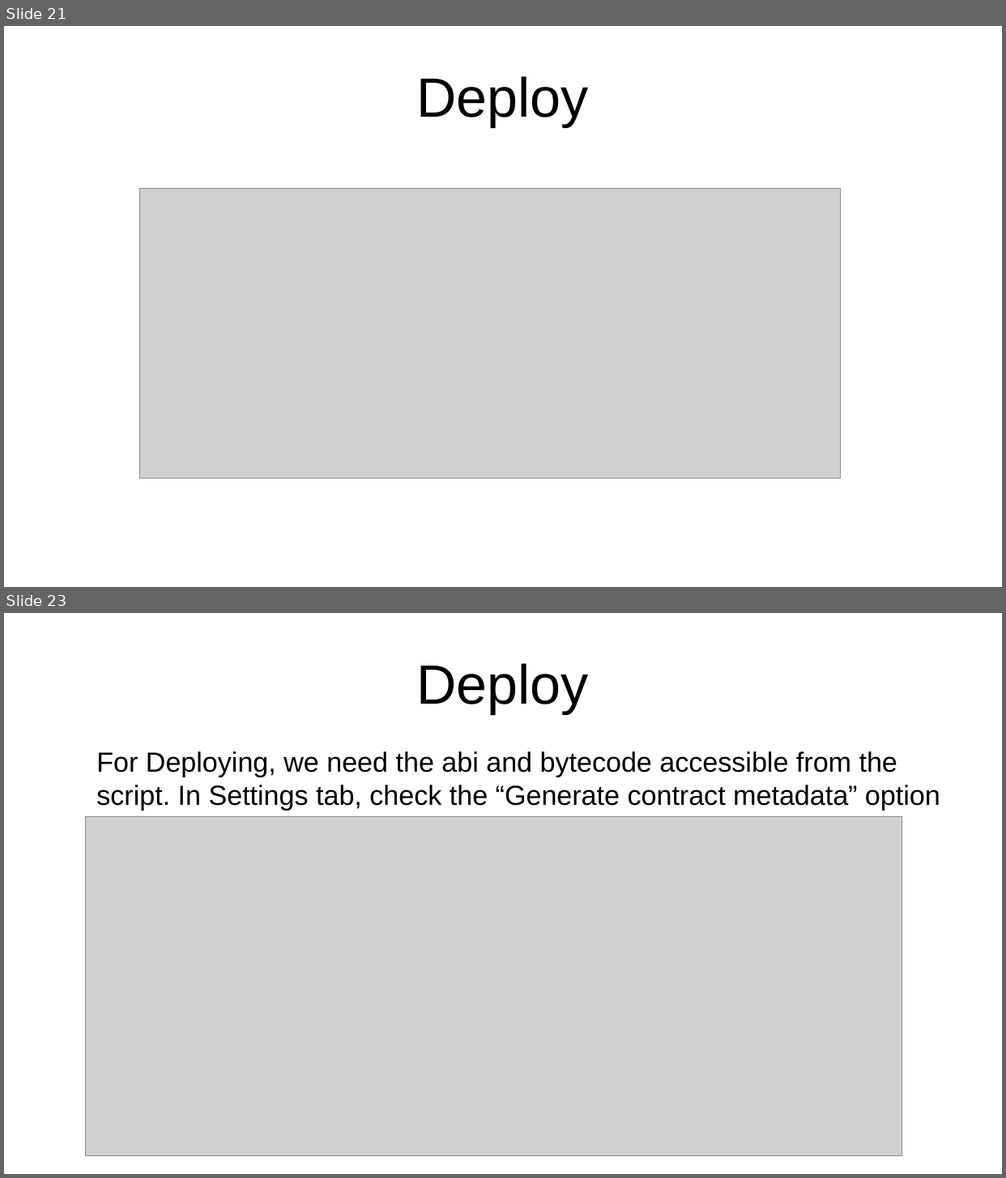
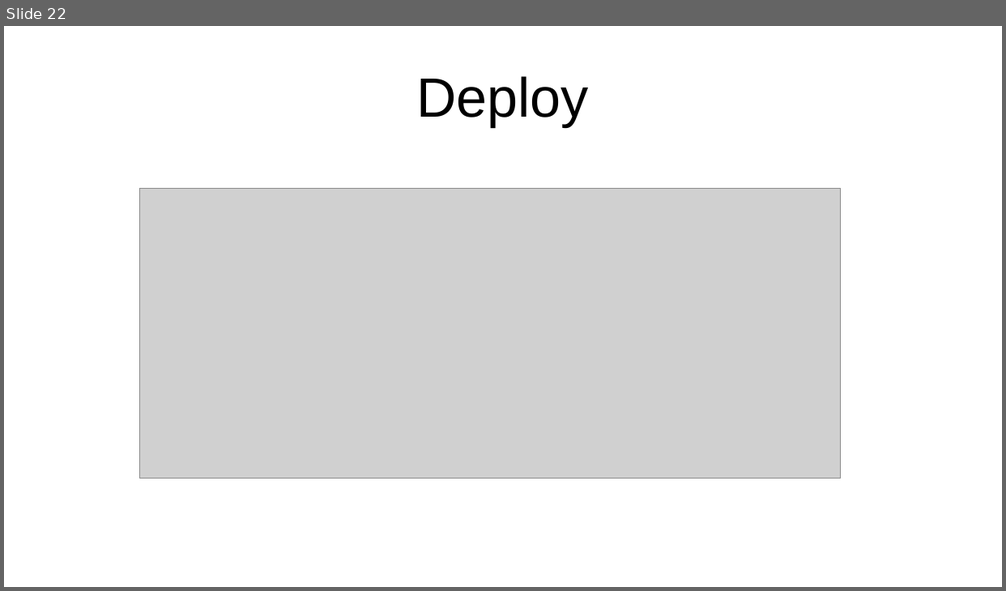
Before and after one commit to ethereum/remix-workshops, a slide deck: runningScript/proxyContract_AwardToken/ProxyContract.odp. Shown one above the other, each under a label of ours: slides 21 and 23 before the commit, slide 22 after it; the slides between them are not shown. The pictures are 1006x1178 and 1006x591 pixels, drawn with LibreOffice and Linux fonts; fonts in the diff are those of the drawing; grey boxes stand for pictures. Boxes give left, top, right and bottom in pixels: in the first picture for what was removed or moved away, otherwise in the second. Text is boxed around its words. In the diff, an @@ line names an element or a change of style, - is before the commit and + after.

```diff
--- a/runningScript/proxyContract_AwardToken/ProxyContract.odp
+++ b/runningScript/proxyContract_AwardToken/ProxyContract.odp
@@ slide 23 removed at [4,613,1002,1174], background #FFFFFF @@
@@ title removed at [417,663,589,714] @@
-Deploy
@@ text removed at [96,752,940,810] @@
-For Deploying, we need the abi and bytecode accessible from the script. In Settings tab, check the “Generate contract metadata” option
@@ picture removed at [86,817,902,1157] @@
@@ what was slide 21 is now slide 22 @@
```
Also in this commit, not shown: 11 slides changed, 1 slide added, 4 other slides removed, 2 other files.
